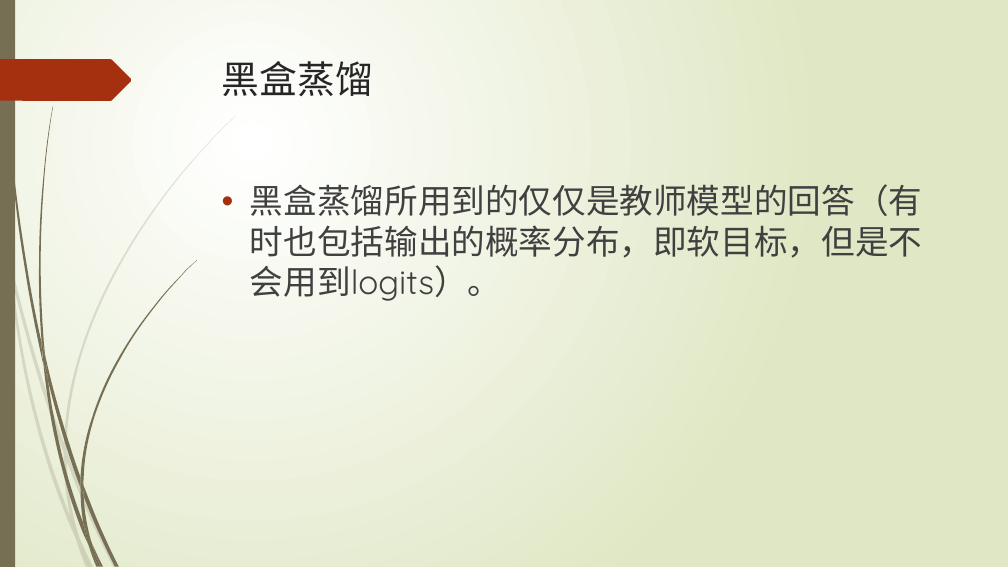
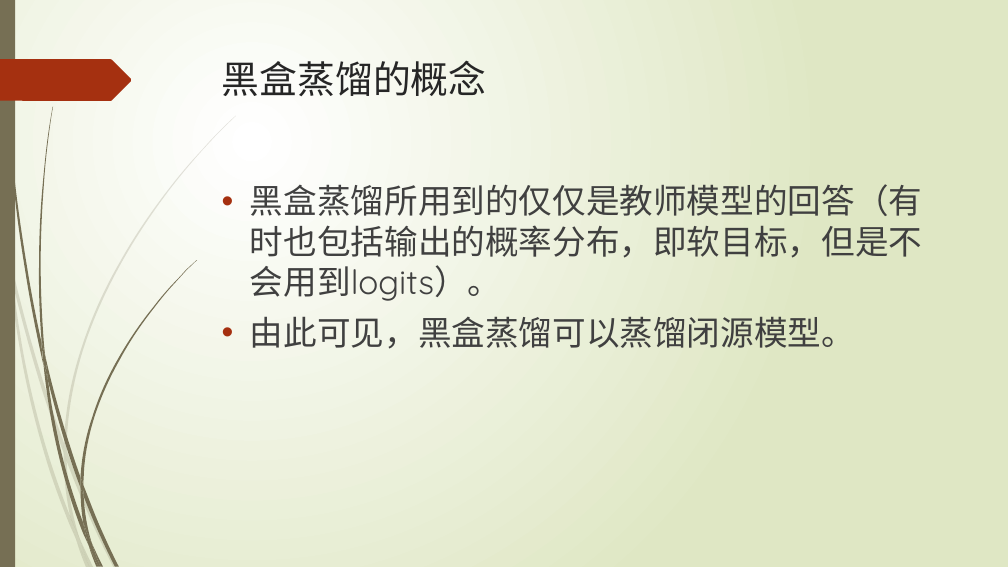
Before and after one commit to datawhalechina/llm-deploy, a slide deck: slide 10 of PPT/distillation.pptx. Drawn at 1008x567 pixels with LibreOffice and Linux fonts; fonts in the diff are those of the drawing. Boxes give left, top, right and bottom in pixels: in the first picture for what was removed or moved away, otherwise in the second. Text is boxed around its words. In the diff, an @@ line names an element or a change of style, - is before the commit and + after.

```diff
--- a/PPT/distillation.pptx
+++ b/PPT/distillation.pptx
@@ title at (222,60,487,96): text changed @@
-黑盒蒸馏
+黑盒蒸馏的概念
@@ text at (250,316,855,349): paragraph added @@
+• 由此可见，黑盒蒸馏可以蒸馏闭源模型。
```
Also in this commit, not shown: 4 other slides changed, 4 slides added, 1 other file.
